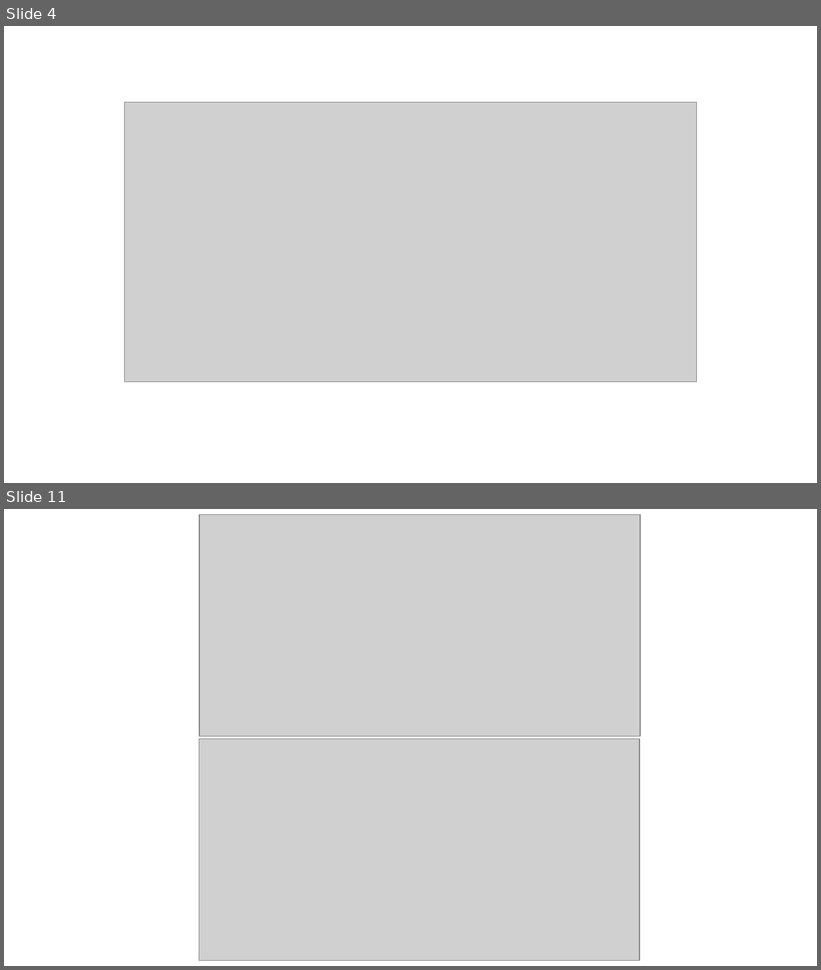
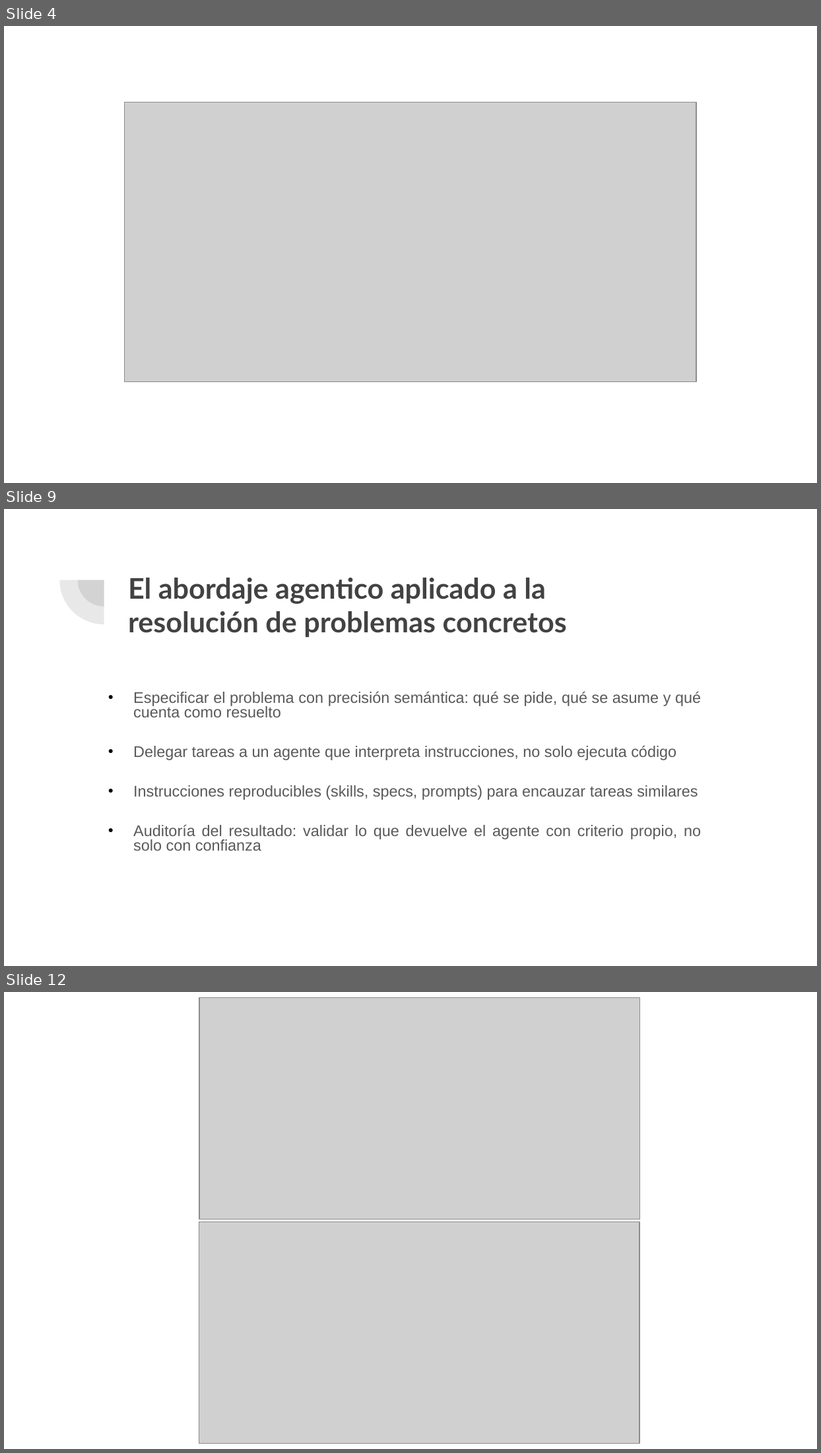
Before and after one commit to Data-Crew/transport-networks-lab, a slide deck: Presentaciones/Introducción al curso.pptx. Shown one above the other, each under a label of ours: slides 4 and 11 before the commit, slides 4, 9 and 12 after it; the slides between them are not shown. The pictures are 821x970 and 821x1453 pixels, drawn with LibreOffice and Linux fonts; fonts in the diff are those of the drawing; grey boxes stand for pictures. Boxes give left, top, right and bottom in pixels: in the first picture for what was removed or moved away, otherwise in the second. Text is boxed around its words. In the diff, an @@ line names an element or a change of style, - is before the commit and + after.

```diff
--- a/Presentaciones/Introducción al curso.pptx
+++ b/Presentaciones/Introducción al curso.pptx
@@ slide 9 added at (4, 509, 817, 966), background #FFFFFF @@
@@ pie slice (boxed as its full ellipse) added at (59, 536, 148, 625), fill #424242 at 12% opacity @@
@@ pie slice (boxed as its full ellipse) added at (78, 554, 131, 607), fill #424242 at 12% opacity @@
@@ title added at (128, 578, 567, 638), 25.2 pt, text #424242, bold @@
+El abordaje agentico aplicado a la resolución de problemas concretos
@@ text added at (133, 691, 701, 851), 13.7 pt, text #595959 @@
+● Especificar el problema con precisión semántica: qué se pide, qué se asume y qué cuenta como resuelto
+● Delegar tareas a un agente que interpreta instrucciones, no solo ejecuta código
+● Instrucciones reproducibles (skills, specs, prompts) para encauzar tareas similares
+● Auditoría del resultado: validar lo que devuelve el agente con criterio propio, no solo con confianza
@@ what was slide 11 is now slide 12 @@
```
Also in this commit, not shown: 9 slides changed, 4 other slides added, 1 slide removed, 7 other files.
